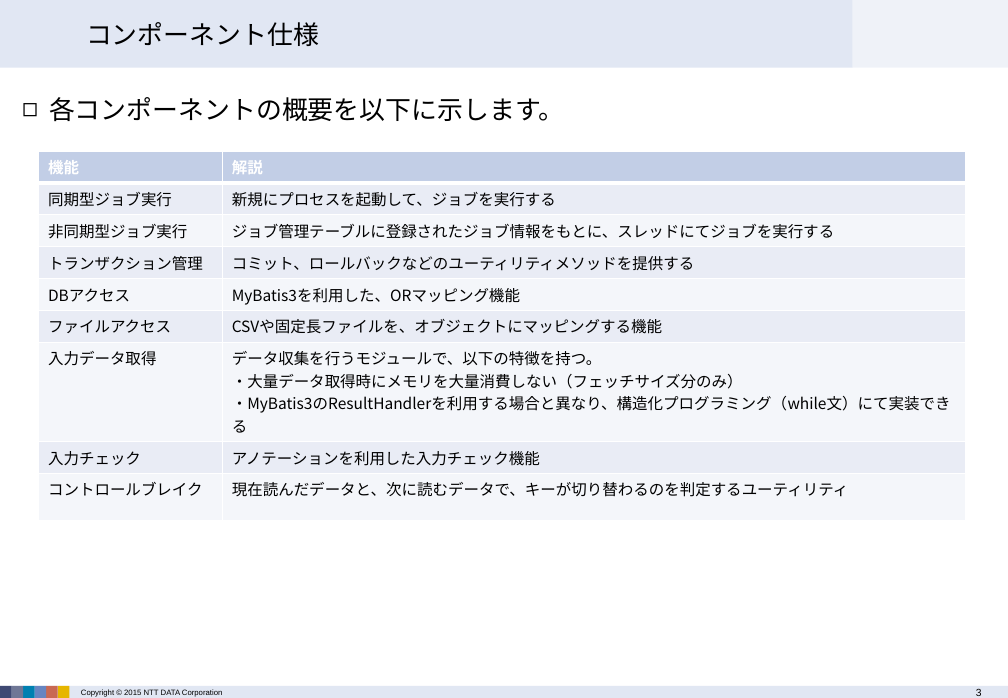
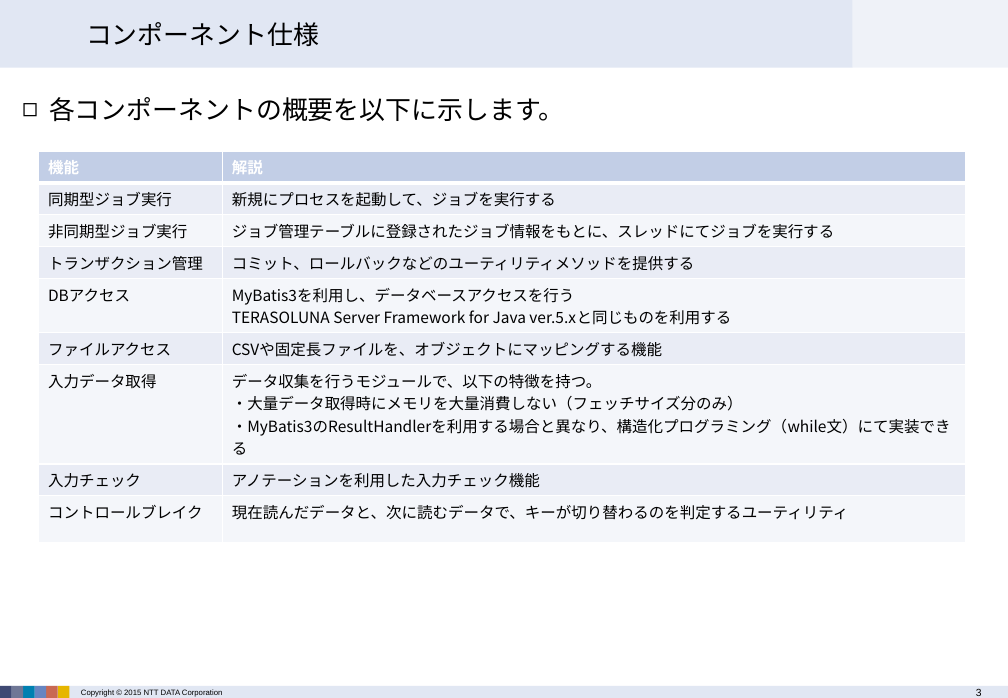
Before and after one commit to terasoluna-batch/terasoluna-doc, a slide deck: slide 3 of architecture/TERASOLUNA Batch Framework for Java Version 3.x 説明資料.pptx. Drawn at 1008x698 pixels with LibreOffice and Linux fonts; fonts in the diff are those of the drawing; background and template pictures are left out. Boxes give left, top, right and bottom in pixels: in the first picture for what was removed or moved away, otherwise in the second. Text is boxed around its words. In the diff, an @@ line names an element or a change of style, - is before the commit and + after.

```diff
--- a/architecture/TERASOLUNA Batch Framework for Java Version 3.x 説明資料.pptx
+++ b/architecture/TERASOLUNA Batch Framework for Java Version 3.x 説明資料.pptx
@@ table at box(39, 151, 966, 524) @@
-row 5, column 2: MyBatis3を利用した、ORマッピング機能
+row 5, column 2: MyBatis3を利用し、データベースアクセスを行う / TERASOLUNA Server Framework for Java ver.5.xと同じものを利用する
```
Also in this commit, not shown: 6 other slides changed, 1 other file.
